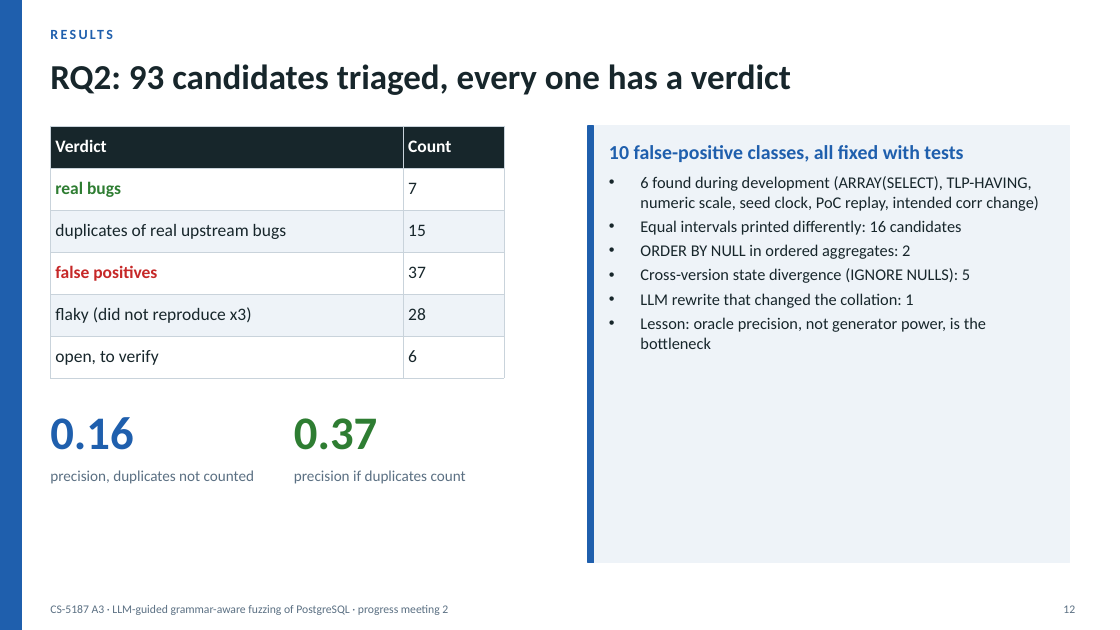
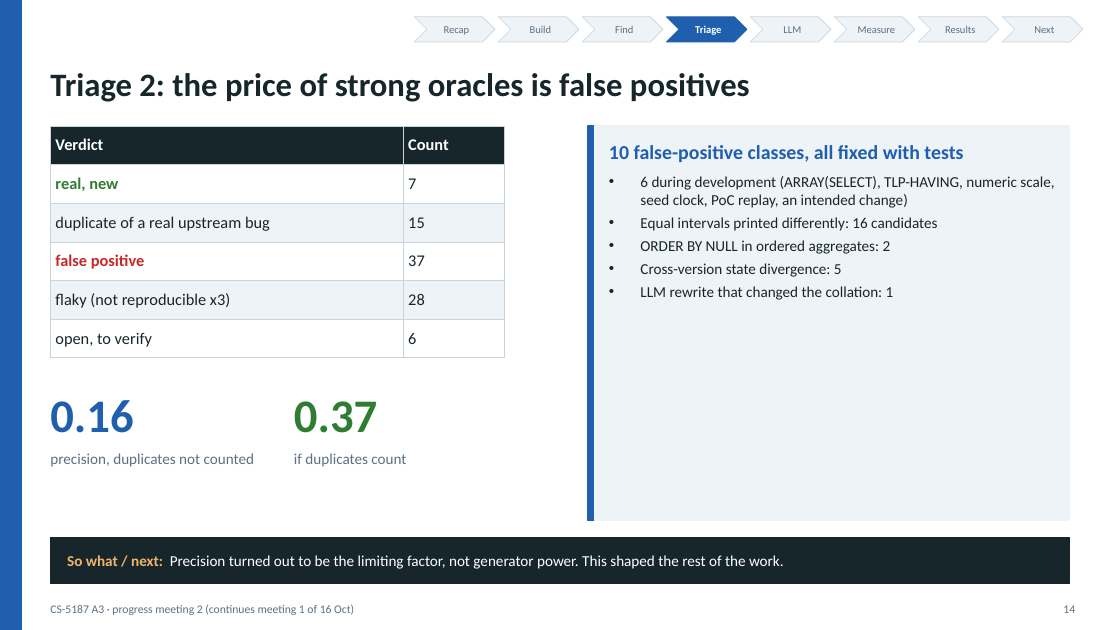
Before and after one commit to v28k/cs5187-term-project, a slide deck: slide 14 of docs/meeting2/deck/progress_meeting2.pptx (slide 12 before the commit). Drawn at 1120x630 pixels with LibreOffice and Linux fonts; fonts in the diff are those of the drawing. Boxes give left, top, right and bottom in pixels: in the first picture for what was removed or moved away, otherwise in the second. Text is boxed around its words. In the diff, an @@ line names an element or a change of style, - is before the commit and + after.

```diff
--- a/docs/meeting2/deck/progress_meeting2.pptx
+++ b/docs/meeting2/deck/progress_meeting2.pptx
@@ chevron added at (414, 17, 495, 42), fill #EEF3F8, outline #C9D3DB 0.5 pt @@
@@ text added at (444, 26, 470, 35), 9 pt, text #5B7083 @@
+Recap
@@ chevron added at (498, 17, 579, 42), fill #EEF3F8, outline #C9D3DB 0.5 pt @@
@@ text added at (530, 26, 552, 33), 9 pt, text #5B7083 @@
+Build
@@ chevron added at (582, 17, 663, 42), fill #EEF3F8, outline #C9D3DB 0.5 pt @@
@@ text added at (615, 26, 633, 33), 9 pt, text #5B7083 @@
+Find
@@ chevron added at (666, 17, 747, 42), fill #1F5FAD, outline #1F5FAD 0.5 pt @@
@@ text added at (695, 25, 721, 35), 9 pt, text #FFFFFF, bold @@
+Triage
@@ chevron added at (750, 17, 831, 42), fill #EEF3F8, outline #C9D3DB 0.5 pt @@
@@ text added at (783, 26, 801, 33), 9 pt, text #5B7083 @@
+LLM
@@ chevron added at (834, 17, 915, 42), fill #EEF3F8, outline #C9D3DB 0.5 pt @@
@@ text added at (858, 26, 896, 33), 9 pt, text #5B7083 @@
+Measure
@@ chevron added at (918, 17, 999, 42), fill #EEF3F8, outline #C9D3DB 0.5 pt @@
@@ text at (945, 26, 975, 33): text changed; size 12 to 9 pt; text colour #1F5FAD to #5B7083; bold off @@
-RESULTS
+Results
@@ chevron added at (1002, 17, 1083, 42), fill #EEF3F8, outline #C9D3DB 0.5 pt @@
@@ text added at (1034, 26, 1054, 33), 9 pt, text #5B7083 @@
+Next
@@ text removed at (50, 64, 791, 95) @@
-RQ2: 93 candidates triaged, every one has a verdict
@@ text added at (50, 73, 750, 102), 28 pt, text #17262B, bold @@
+Triage 2: the price of strong oracles is false positives
@@ table at (50, 126, 504, 351) @@
-row 2, column 1: real bugs
+row 2, column 1: real, new
-row 3, column 1: duplicates of real upstream bugs
+row 3, column 1: duplicate of a real upstream bug
-row 4, column 1: false positives
+row 4, column 1: false positive
-row 5, column 1: flaky (did not reproduce x3)
+row 5, column 1: flaky (not reproducible x3)
@@ size 15 to 14 pt in "Verdict", "Count", "7", "15" and 4 more places @@
@@ rectangle: place and size @@
-rectangle at (588, 126, 1070, 563)
+rectangle at (588, 126, 1070, 521)
@@ rectangle: place and size @@
-rectangle at (588, 126, 594, 563)
+rectangle at (588, 126, 594, 521)
@@ text at (640, 176, 1054, 208): text changed; size 14 to 13 pt @@
-• 6 found during development (ARRAY(SELECT), TLP-HAVING, numeric scale, seed clock, PoC replay, intended corr change)
+• 6 during development (ARRAY(SELECT), TLP-HAVING, numeric scale, seed clock, PoC replay, an intended change)
@@ text at (640, 217, 937, 300): size 14 to 13 pt in "Equal intervals printed differently: 16 candidates", "ORDER BY NULL in ordered aggregates: 2", "LLM rewrite that changed the collation: 1" @@
@@ text at (640, 263, 842, 277): text changed; size 14 to 13 pt @@
-• Cross-version state divergence (IGNORE NULLS): 5
+• Cross-version state divergence: 5
@@ text at (640, 317, 986, 349): paragraph removed @@
-• Lesson: oracle precision, not generator power, is the bottleneck
@@ 3 texts: place and size @@
-3 texts at (50, 417, 377, 484)
+3 texts at (50, 400, 377, 467)
@@ text at (294, 453, 406, 467): text changed @@
-precision if duplicates count
+if duplicates count
@@ rectangle added at (50, 538, 1070, 584), fill #17262B, outline #17262B 1 pt @@
@@ text added at (67, 555, 784, 569), 13 pt, text #FFFFFF @@
+So what / next: Precision turned out to be the limiting factor, not generator power. This shaped the rest of the work.
@@ text at (50, 604, 354, 615): text changed @@
-CS-5187 A3 · LLM-guided grammar-aware fuzzing of PostgreSQL · progress meeting 2
+CS-5187 A3 · progress meeting 2 (continues meeting 1 of 16 Oct)
@@ text at (1063, 605, 1075, 613): text changed @@
-12
+14
```
Also in this commit, not shown: 10 other slides changed, 12 slides added, 7 slides removed, 6 other files.
